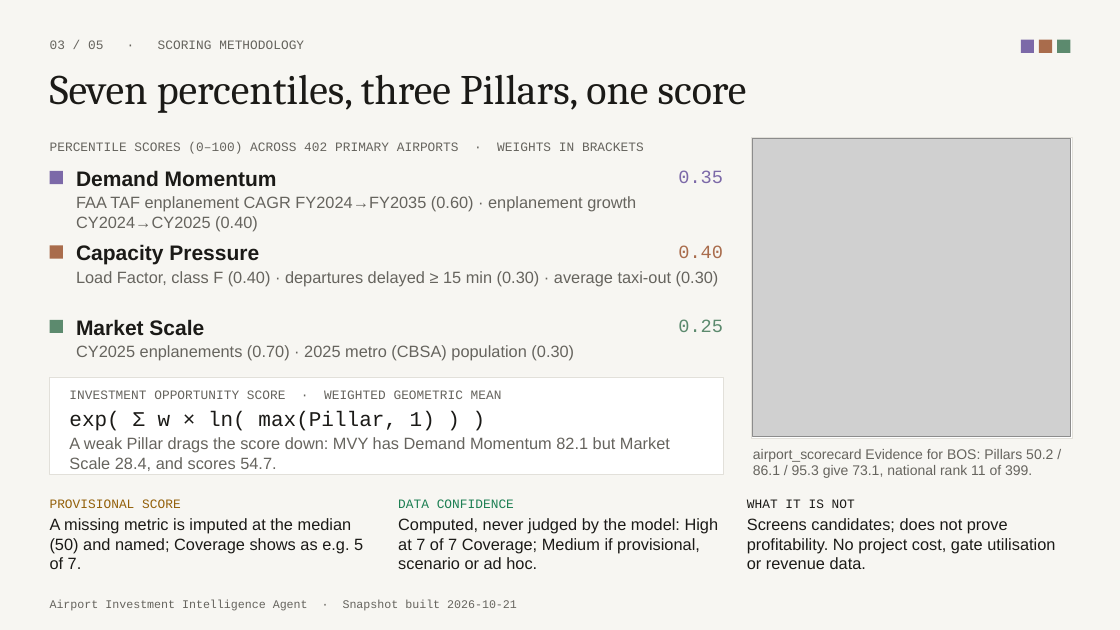
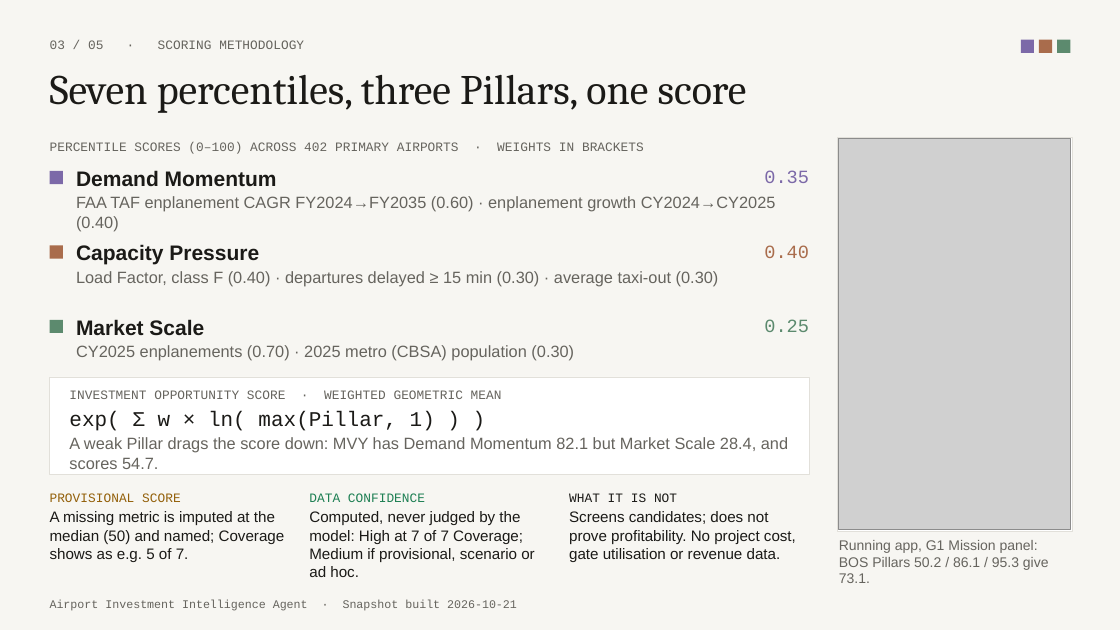
Before and after one commit to afek5/airport-investment-agent, a slide deck: slide 3 of docs/deck.pptx. Drawn at 1120x630 pixels with LibreOffice and Linux fonts; fonts in the diff are those of the drawing; grey boxes stand for pictures. Boxes give left, top, right and bottom in pixels: in the first picture for what was removed or moved away, otherwise in the second. Text is boxed around its words. In the diff, an @@ line names an element or a change of style, - is before the commit and + after.

```diff
--- a/docs/deck.pptx
+++ b/docs/deck.pptx
@@ rectangle resized from (x1=751, y1=137, x2=1072, y2=439) to (x1=838, y1=137, x2=1073, y2=531) @@
@@ picture resized from (x1=753, y1=139, x2=1070, y2=437) to (x1=839, y1=139, x2=1071, y2=529) @@
@@ text "FAA TAF enplanement CAGR FY2024→FY2035 ..." rewrapped from (x1=76, y1=196, x2=636, y2=232) to (x1=76, y1=196, x2=776, y2=232) @@
@@ 3 texts moved together from (x1=678, y1=170, x2=723, y2=332) to (x1=764, y1=170, x2=809, y2=332) @@
@@ rectangle resized from (x1=50, y1=377, x2=723, y2=475) to (x1=50, y1=377, x2=809, y2=475) @@
@@ text "A weak Pillar drags the ..." rewrapped from (x1=69, y1=437, x2=670, y2=471) to (x1=69, y1=437, x2=788, y2=469) @@
@@ text "A missing metric is imputed ..." moved from (x1=50, y1=518, x2=363, y2=569) to (x1=50, y1=511, x2=285, y2=562) @@
@@ text "PROVISIONAL SCORE" moved from (x1=50, y1=499, x2=181, y2=508) to (x1=50, y1=493, x2=181, y2=502) @@
@@ text "Computed, never judged by the ..." moved from (x1=398, y1=518, x2=719, y2=569) to (x1=309, y1=511, x2=534, y2=577) @@
@@ text "DATA CONFIDENCE" moved from (x1=398, y1=499, x2=514, y2=508) to (x1=309, y1=493, x2=425, y2=502) @@
@@ size 14 to 13 pt in 3 elements at (x1=50, y1=511, x2=285, y2=562), (x1=309, y1=511, x2=534, y2=577), (x1=569, y1=511, x2=796, y2=562) @@
@@ text "Screens candidates; does not prove ..." moved from (x1=747, y1=518, x2=1055, y2=569) to (x1=569, y1=511, x2=796, y2=562) @@
@@ text "WHAT IT IS NOT" moved from (x1=747, y1=499, x2=855, y2=508) to (x1=569, y1=493, x2=677, y2=502) @@
@@ text at (x1=839, y1=540, x2=1049, y2=583): text changed @@
-airport_scorecard Evidence for BOS: Pillars 50.2 / 86.1 / 95.3 give 73.1, national rank 11 of 399.
+Running app, G1 Mission panel: BOS Pillars 50.2 / 86.1 / 95.3 give 73.1.
```
Also in this commit, not shown: 1 other slide changed, 5 other files.
